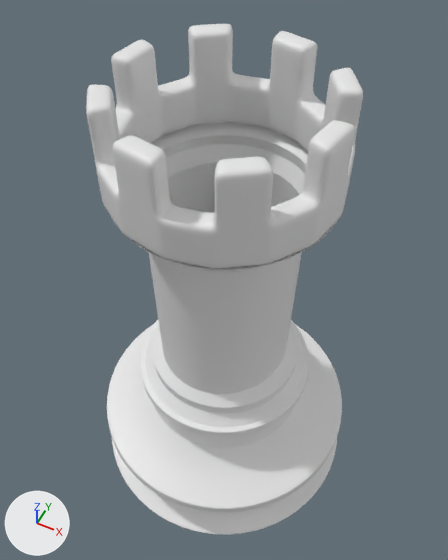
Before and after pictures for a commit that changed the Blender file Simple_TowerDefense/Assets/Import/Chess_Rook/Chess_Rook.blend.
One viewpoint serves both versions: a 50 mm camera at (0.457, -0.921, 1.328) aimed at (-0.031, 0.056, 0.106). Lighting does not change. The marker at lower left points along +X, +Y and +Z.

The first picture shows 'Body', 'Bottom', 'Head'.
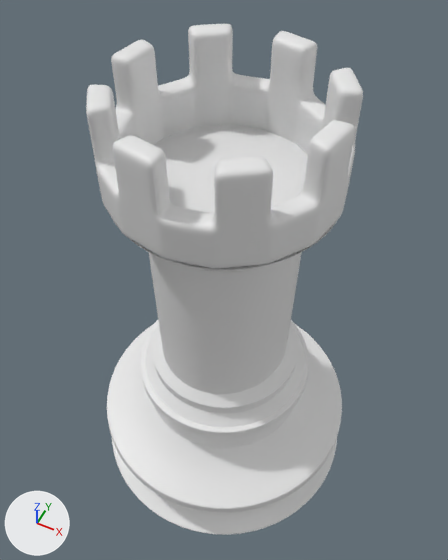
Changed parts and their boxes [x1, y1, x2, y2] in the pictures (448 x 560 px):
part 1 of me_circle_006, added: after [154, 125, 308, 213]

The change in detail:
me_circle_006 has 96 vertices, 96 faces and spans x -1.0..1.0, y -1.0..1.0, z 0.0..0.87.
me_circle_006 is used by ob_head; location (-0.001, 0.0, 0.488); scale (0.259, 0.259, 0.259).
Verts and faces of me_circle_006; kept vertices keep their numbers, new ones are numbered from 96.
Before the commit, vertices of me_circle_006: 16 (0.0, 0.81, 0.0), 17 (-0.31, 0.75, 0.0), 18 (-0.57, 0.57, 0.0), 19 (-0.75, 0.31, 0.0), 20 (-0.81, 0.0, 0.0).
Before the commit, vertices of me_circle_006: 21 (-0.75, -0.31, 0.0), 22 (-0.57, -0.57, 0.0), 23 (-0.31, -0.75, 0.0), 24 (0.0, -0.81, 0.0), 25 (0.31, -0.75, 0.0).
Before the commit, vertices of me_circle_006: 26 (0.57, -0.57, 0.0), 27 (0.75, -0.31, 0.0), 28 (0.81, 0.0, 0.0), 29 (0.75, 0.31, 0.0), 30 (0.57, 0.57, 0.0).
Before the commit, vertices of me_circle_006: 31 (0.31, 0.75, 0.0).
Part 1, on me_circle_006:
New faces: (16, 17, 18, 19, 20, 21, 22, 23, 24, 25, 26, 27, 28, 29, 30, 31).
